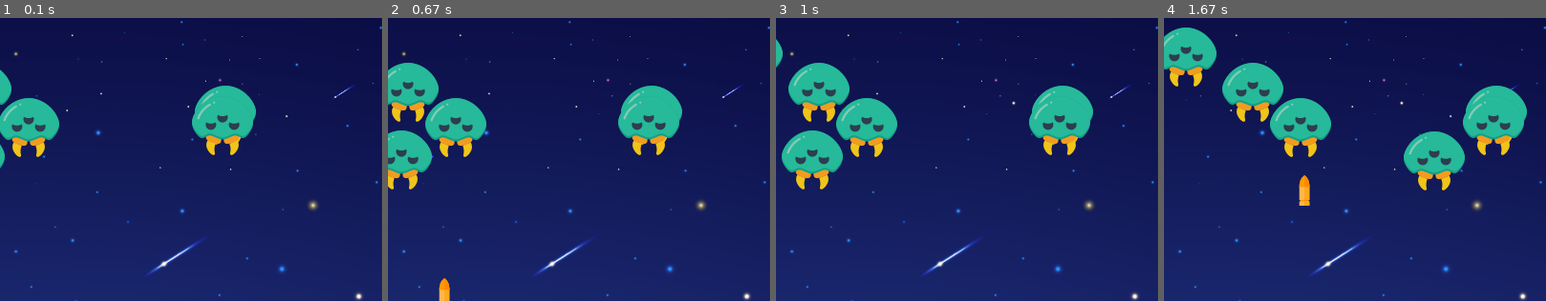
Above: before the commit, frames 1-4 (left to right).
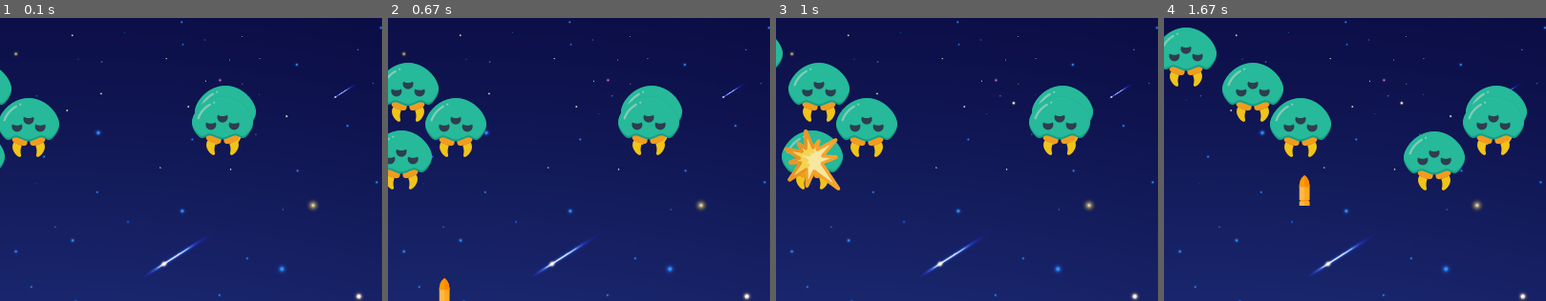
Above: after the commit, the same moments.

Repository: shakeelansari63/Training
Game: pygame game, started from PYGAME/main.py
Same seed, same stepped clock (60 frames per second), same inputs: the game is played once before the commit and once after it.
Inputs:
- Up to frame 1 (0.1 s): no input
- Up to frame 2 (0.67 s): tap Space at 0.33 s
- Up to frame 3 (1 s): hold Right from 0.67 s (still down); tap Space at 0.73 s
- Up to frame 4 (1.67 s): tap Space at 1.03, 1.23, 1.53 s; release Right at 1.13 s; hold Right 1.17-1.63 s
The pictures show only the part of the screen within x 43-93%, y 4-54%; the shares and areas given below are measured in that part.

Frames 1-2 are identical in both runs. In frame 3, 1.5% of the frame differs, in the area x 2-17%, y 39-61%; in frame 4, nothing differs.

Commit message:
Add game music

Diff:
--- a/PYGAME/main.py
+++ b/PYGAME/main.py
@@ -1,6 +1,7 @@
 import pygame
 import random
 import math
+from pygame import mixer
 
 
 ## Initialize the Pygame Module
@@ -13,6 +14,11 @@
 
 ## Import image for background
 bg = pygame.image.load('assets/bg.png')
+
+
+## Backgroud Music
+mixer.music.load('assets/background.wav')
+mixer.music.play(-1) ## -1 runs it in loop
 
 
 ## Change Window Title
@@ -53,6 +59,8 @@
 move_enemy = [] ## To move enemy as soon as screen load
 move_enemy_down = 32 ## Move enemy down by 32 px
 number_of_enemies = 6
+enemy_die_sound = mixer.Sound('assets/explosion.wav')
+enemy_die_img = pygame.image.load('assets/flame.png')
 
 for i in range(number_of_enemies):
     enemy_img.append(pygame.image.load('assets/alien.png'))
@@ -80,6 +88,7 @@
 
 bullet_speed = 6
 move_bullet = bullet_speed ## To move enemy as soon as screen load
+bullet_sound = mixer.Sound('assets/laser.wav')
 
 bullet_state = 'READY'
 
@@ -148,6 +157,9 @@
 
             ## Fire new bullet if space is pressed and previous bullet in ready state
             elif event.key == pygame.K_SPACE and bullet_state == 'READY':
+                ## Generate bullet sound
+                bullet_sound.play()
+
                 bullet_posx = player_posx + 16 ## Set Bullet X Position to X+16 of Player
                 fire_bullet()
 
@@ -184,6 +196,12 @@
 
         ## Check if Bullet hit Enemy
         if enemy_colision(i):
+            ## Display Explosion Image
+            screen.blit(enemy_die_img, (enemy_posx[i], enemy_posy[i]))
+
+            ## Play Explosion Sound
+            enemy_die_sound.play()
+
             bullet_ready()
             new_enemy(i)
             score_value += 1
Not shown, added: PYGAME/README.md
Binary file added: PYGAME/assets/flame.png
Not shown, added: PYGAME/assets/background.wav
Not shown, added: PYGAME/assets/explosion.wav
Not shown, added: PYGAME/assets/laser.wav
